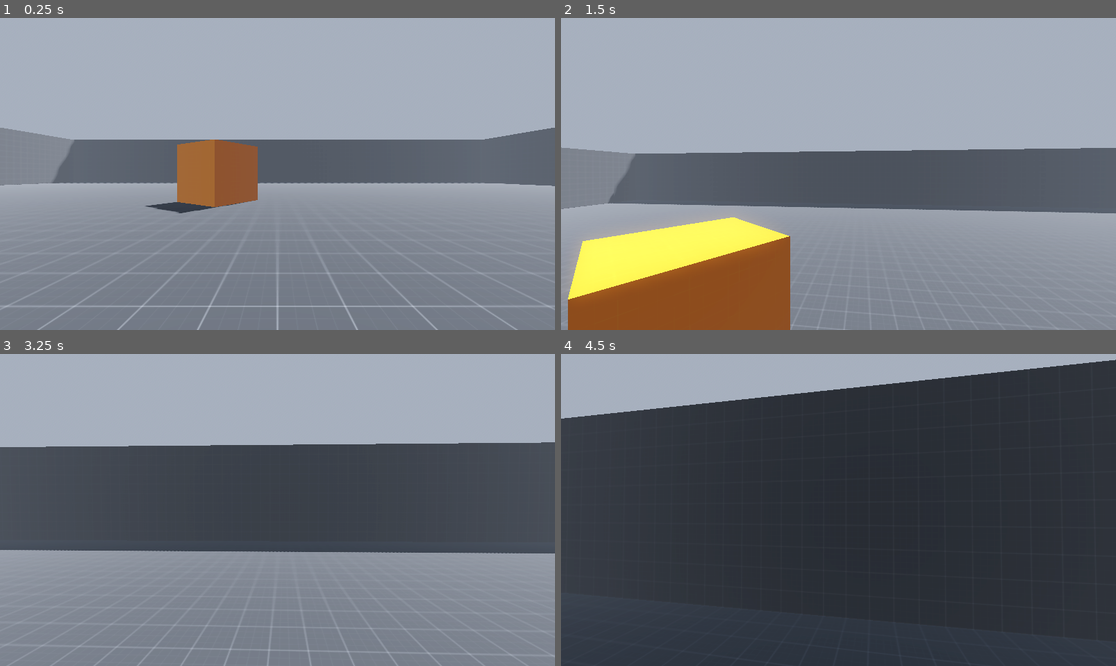
Above: before the commit, frames 1-4 (two rows, left to right).
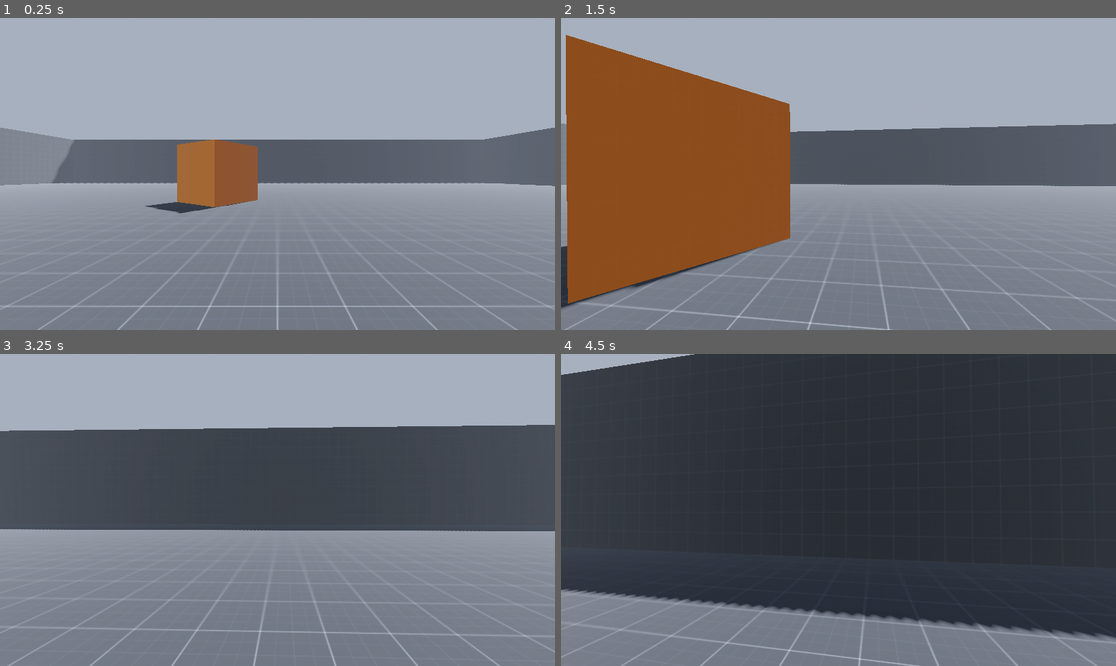
Above: after the commit, the same moments.

Repository: MagicBattle/Graveyard-Shift
Game: Godot game, scene res://scenes/main.tscn
The game is run twice, just before and just after one commit, with the same random seed, the same clock (stepped at 60 frames per second) and the same inputs.
Inputs (mouse positions are in pixels of both pictures, inside the frame that each line leads up to):
- Up to frame 1 (0.25 s): no input
- Up to frame 2 (1.5 s): tap Enter at 0.5 s; move the mouse to (866, 174) at 0.52 s; hold W (forward) from 0.53 s (still down); tap Space (jump) at 0.77 s; move the mouse to (810, 174) at 1.27 s
- Up to frame 3 (3.25 s): keep holding W (forward); tap Space (jump) at 1.52, 3.02 s; move the mouse to (288, 503) at 2.02 s; move the mouse to (271, 516) at 2.77 s
- Up to frame 4 (4.5 s): keep holding W (forward); move the mouse to (877, 513) at 3.52 s; tap Space (jump) at 3.77 s; move the mouse to (794, 506) at 4.27 s

The runs differ from the first frame. In frame 1, less than 0.1% of the frame differs, in the area x 7-93%, y 37-61%; in frame 2, 43%, in the area x 0-100%, y 5-100%; in frame 3, 13%; in frame 4, 28%.

Commit message:
Updated Main Character and Added Moveable Box
To Test moveablebox

RigidBody
|
-> CollisionShape3D
-> MeshInstance3D
-> Area3D
    |
    -> CollisionShape3D

Diff:
--- a/-graveyard-shift/scripts/main_character.gd
+++ b/-graveyard-shift/scripts/main_character.gd
@@ -6,7 +6,9 @@
 @export var mouse_sensitivity := 0.002
 @export var movement_speed := 5.0
 @export var jump_speed := 4.5
+@export var weight : float = 50
 
+var direction := Vector3.ZERO
 var rotation_x := 0.0
 var gravity = ProjectSettings.get_setting("physics/3d/default_gravity_vector")
 
@@ -23,7 +25,7 @@
 func _physics_process(delta: float) -> void:
 	# Add the gravity.
 	if not is_on_floor():
-		velocity += ProjectSettings.get_setting("physics/3d/default_gravity_vector") * delta * 5.0
+		velocity += ProjectSettings.get_setting("physics/3d/default_gravity_vector") * delta * weight
 
 	# Handle jump.
 	if Input.is_action_just_pressed("jump") and is_on_floor():
@@ -31,7 +33,7 @@
 
 	# Get the input direction and handle the movement/deceleration.
 	# As good practice, you should replace UI actions with custom gameplay actions.
-	var direction := Vector3.ZERO
+	direction = Vector3.ZERO
 	direction += -transform.basis.z * Input.get_action_strength("forward")
 	direction += transform.basis.z * Input.get_action_strength("back")
 	direction += -transform.basis.x * Input.get_action_strength("left")
--- /dev/null
+++ b/-graveyard-shift/scripts/moveable_box.gd
@@ -0,0 +1,35 @@
+extends RigidBody3D
+
+@export var mc : CharacterBody3D
+@export var weight : float = 50
+
+
+@onready var aoe := $Area3D
+
+
+var pushing : bool = false
+
+
+# Called when the node enters the scene tree for the first time.
+func _ready() -> void:
+	aoe.body_entered.connect(_on_body_entered)
+	aoe.body_exited.connect(_on_body_exited)
+
+
+func _on_body_entered(body):
+	if body == mc:
+		pushing = true
+
+func _on_body_exited(body):
+	if body == mc:
+		pushing = false
+
+func _physics_process(delta):
+	if pushing:
+		var strength = ((mc.weight * delta) - (weight * delta))
+		if strength > 0:
+			var impulse = mc.direction * ((mc.weight * delta) - (weight * delta))
+			apply_impulse(impulse)
+		if strength <= 0 :
+			var impulse = mc.direction * delta * 10
+			apply_impulse(impulse)
Not shown, added: -graveyard-shift/scripts/moveable_box.gd.uid
